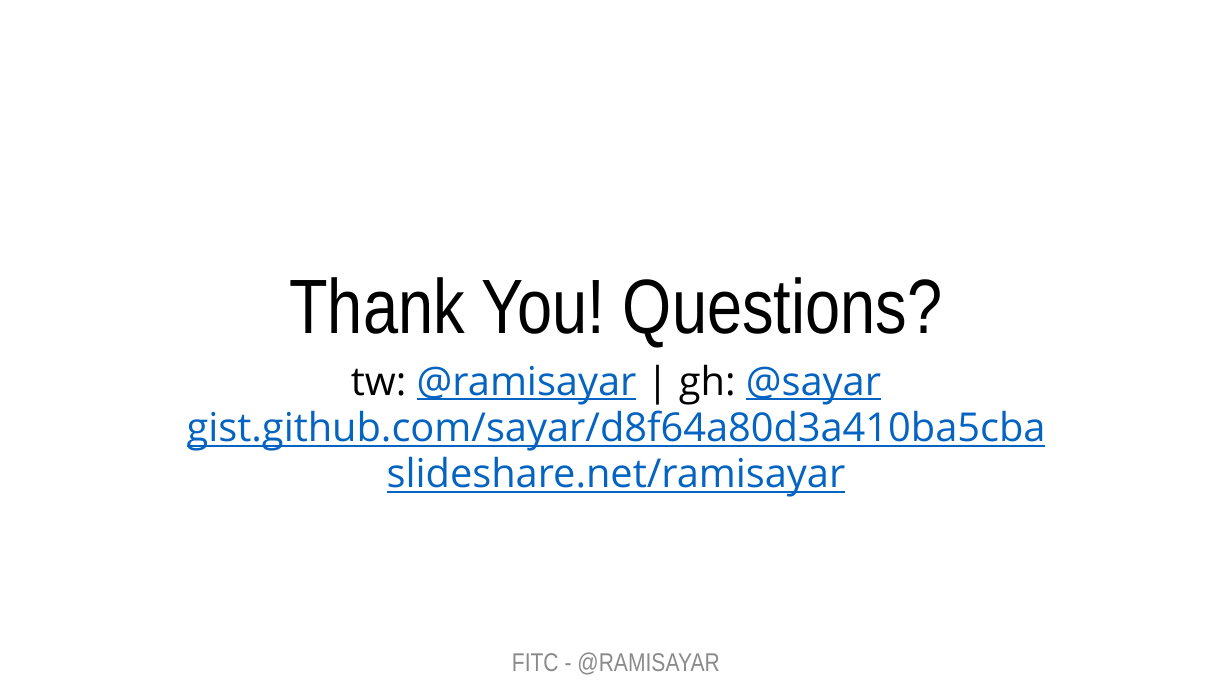
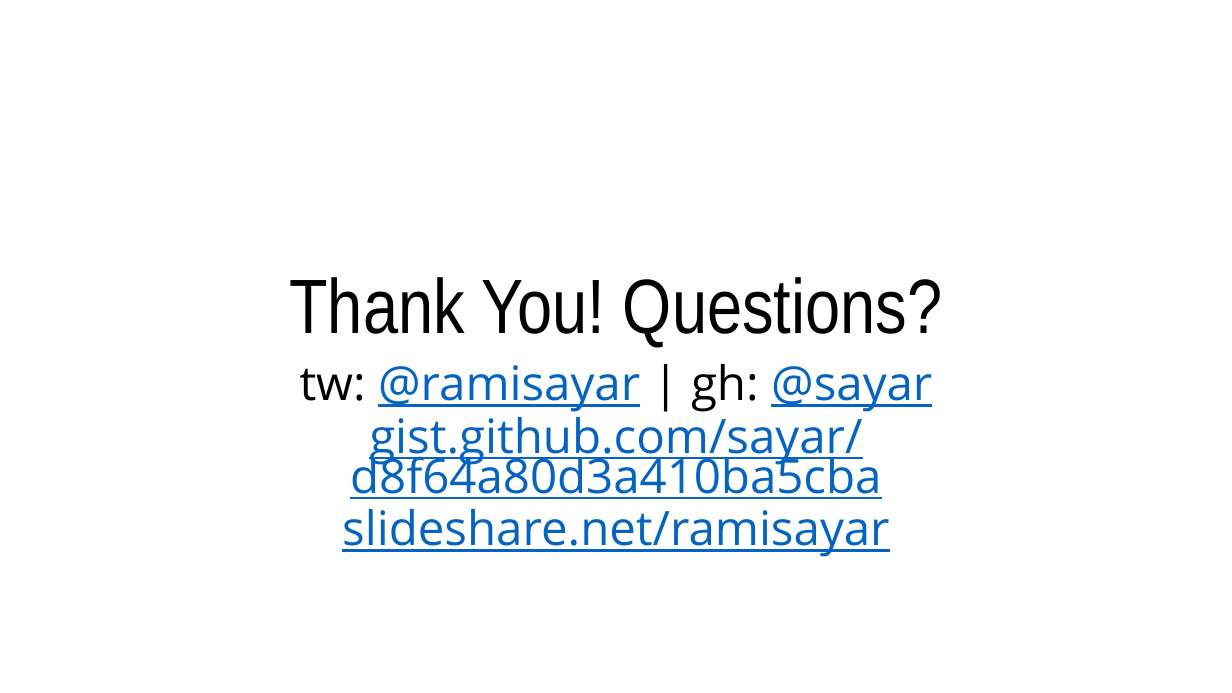
Before and after one commit to sayar/fullstack-training-kit, a slide deck: slide 52 of decks/1 - Keynote.pptx. Drawn at 1232x693 pixels with LibreOffice and Linux fonts; fonts in the diff are those of the drawing. Boxes give left, top, right and bottom in pixels: in the first picture for what was removed or moved away, otherwise in the second. Text is boxed around its words. In the diff, an @@ line names an element or a change of style, - is before the commit and + after.

```diff
--- a/decks/1 - Keynote.pptx
+++ b/decks/1 - Keynote.pptx
@@ subtitle "tw: @ramisayar | gh: @sayar" at bbox=[300, 364, 932, 557]: size 31 to 37 pt @@
@@ text removed at bbox=[512, 652, 719, 675] @@
-FITC - @RAMISAYAR
```
Also in this commit, not shown: 53 other slides changed, 1 other file.
